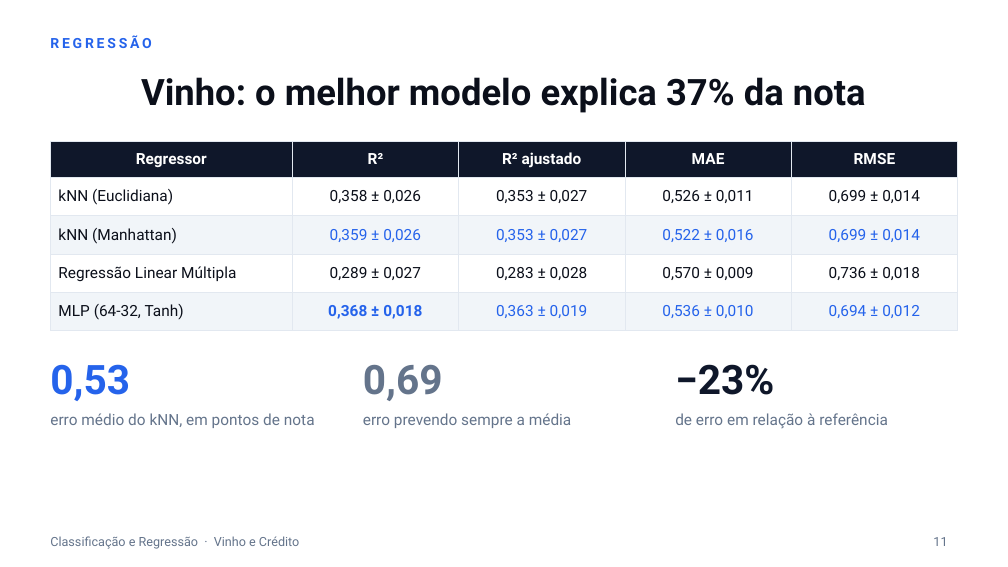
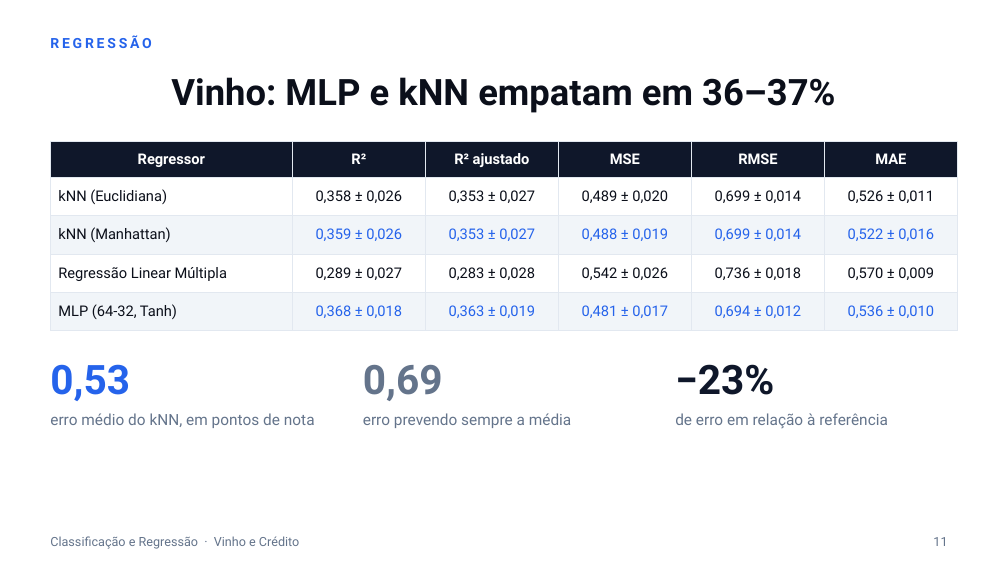
Before and after one commit to cauang/AV3, a slide deck: slide 11 of Analise de credito e Vinho - AV3.pptx. Drawn at 1008x567 pixels with LibreOffice and Linux fonts; fonts in the diff are those of the drawing. Boxes give left, top, right and bottom in pixels: in the first picture for what was removed or moved away, otherwise in the second. Text is boxed around its words. In the diff, an @@ line names an element or a change of style, - is before the commit and + after.

```diff
--- a/Analise de credito e Vinho - AV3.pptx
+++ b/Analise de credito e Vinho - AV3.pptx
@@ title at (x1=171, y1=77, x2=835, y2=113): text changed @@
-Vinho: o melhor modelo explica 37% da nota
+Vinho: MLP e kNN empatam em 36–37%
@@ table at (x1=50, y1=141, x2=958, y2=331) @@
+column 4: MSE | 0,489 ± 0,020 | 0,488 ± 0,019 | 0,542 ± 0,026 | 0,481 ± 0,017
+column 5: RMSE | 0,699 ± 0,014 | 0,699 ± 0,014 | 0,736 ± 0,018 | 0,694 ± 0,012
-column 5: RMSE | 0,699 ± 0,014 | 0,699 ± 0,014 | 0,736 ± 0,018 | 0,694 ± 0,012
```
Also in this commit, not shown: 7 other slides changed, 1 other file.
